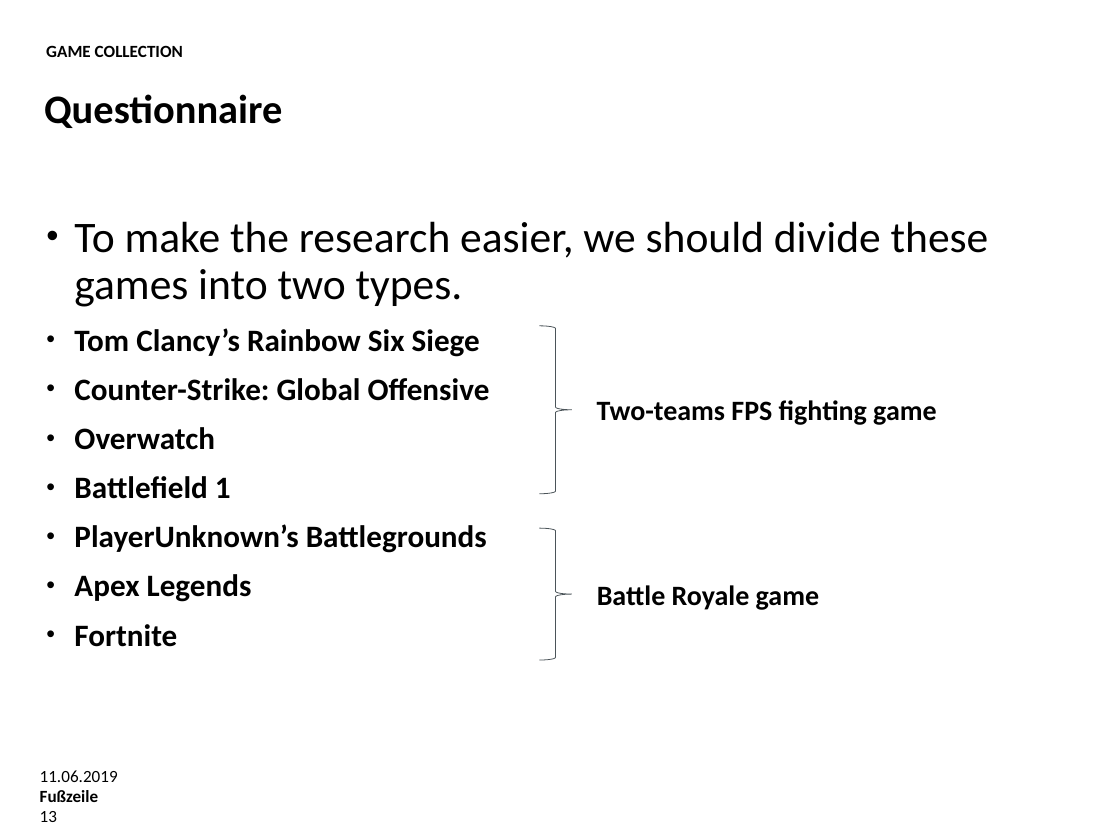
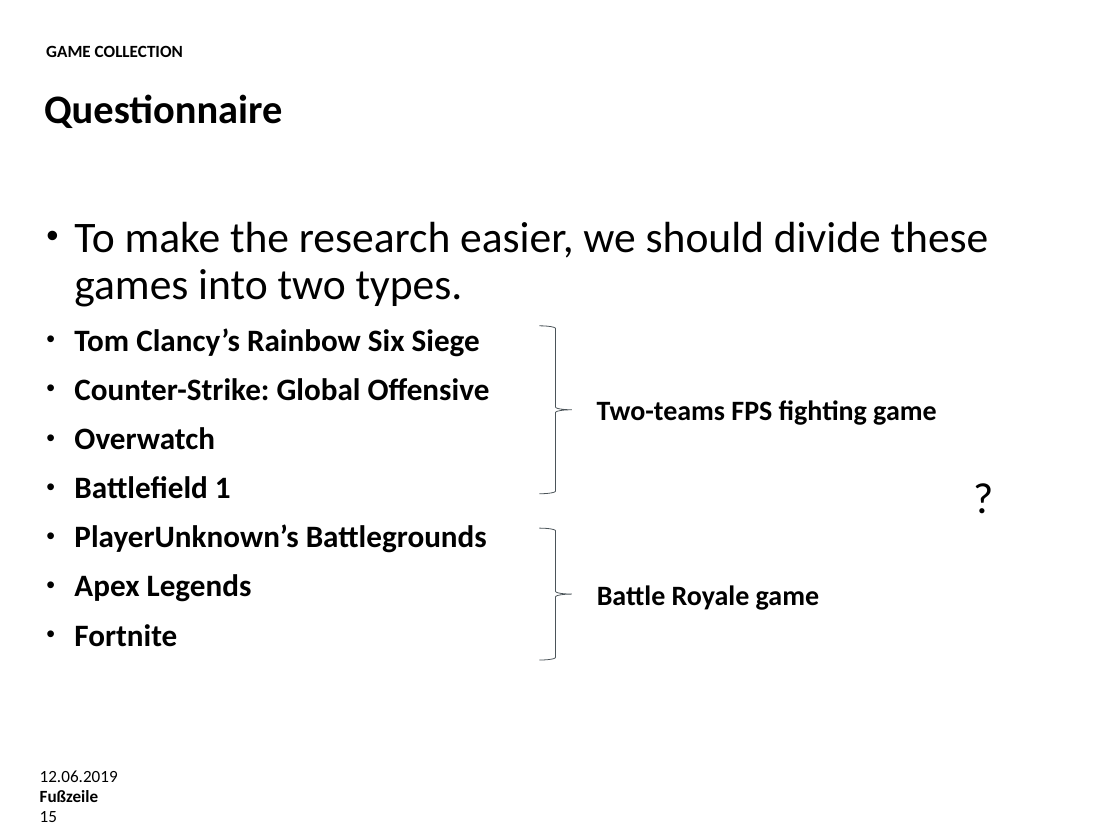
Before and after one commit to Rickylht/Bachelor-Thesis, a slide deck: slide 15 of Oral Examination.pptx (slide 13 before the commit). Drawn at 1120x840 pixels with LibreOffice and Linux fonts; fonts in the diff are those of the drawing; background and template pictures are left out. Boxes give left, top, right and bottom in pixels: in the first picture for what was removed or moved away, otherwise in the second. Text is boxed around its words. In the diff, an @@ line names an element or a change of style, - is before the commit and + after.

```diff
--- a/Oral Examination.pptx
+++ b/Oral Examination.pptx
@@ text added at (973,464,1030,528), 28 pt, text #000000 @@
+?
@@ text at (40,770,118,782): text changed @@
-11.06.2019
+12.06.2019
@@ page number at (40,811,57,822): text changed @@
-13
+15
```
Also in this commit, not shown: 24 other slides changed, 18 slides added.
